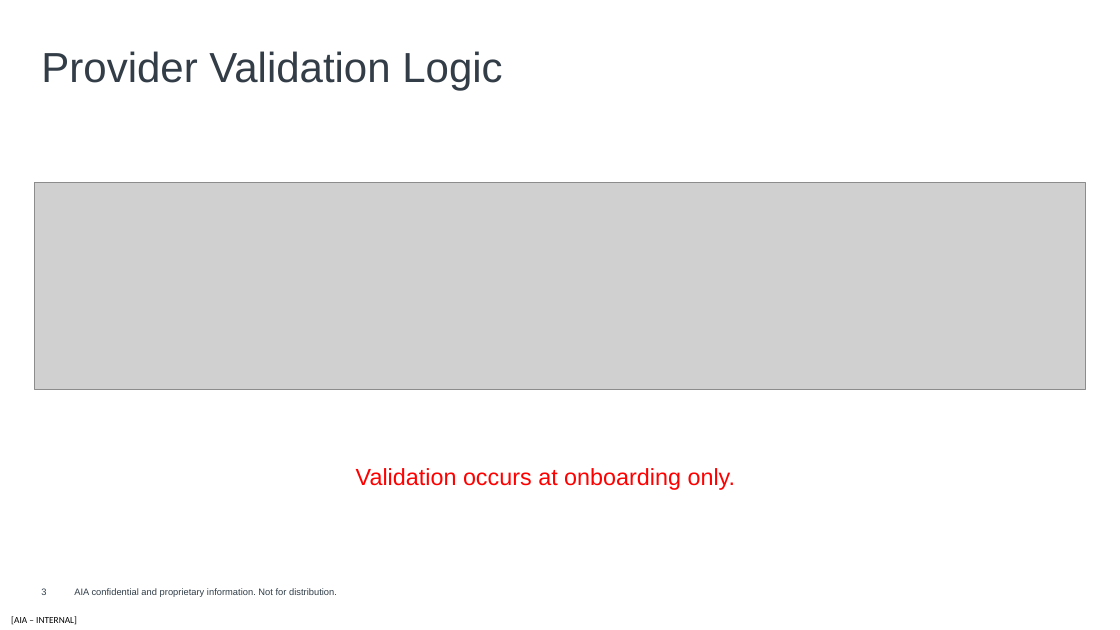
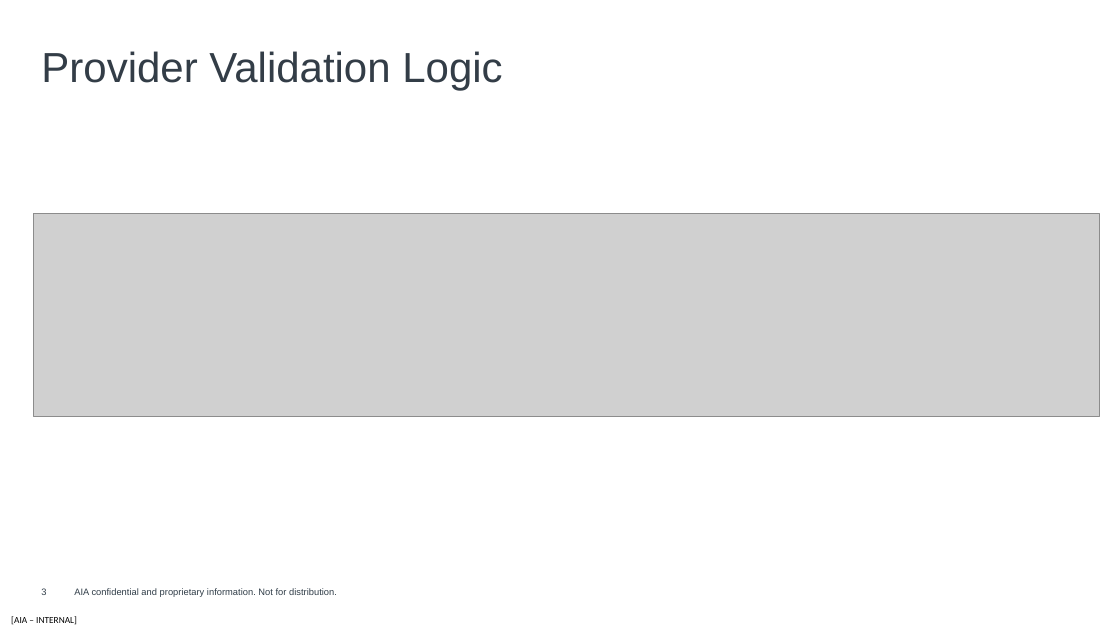
Before and after one commit to harrysokool/AIA-work, a slide deck: slide 3 of powerpoint/doctor_validation_ppt.pptx. Drawn at 1120x630 pixels with LibreOffice and Linux fonts; fonts in the diff are those of the drawing; grey boxes stand for pictures; background and template pictures are left out. Boxes give left, top, right and bottom in pixels: in the first picture for what was removed or moved away, otherwise in the second. Text is boxed around its words. In the diff, an @@ line names an element or a change of style, - is before the commit and + after.

```diff
--- a/powerpoint/doctor_validation_ppt.pptx
+++ b/powerpoint/doctor_validation_ppt.pptx
@@ picture: place and size @@
-picture at bbox=[34, 183, 1086, 390]
+picture at bbox=[33, 213, 1099, 416]
@@ text removed at bbox=[356, 468, 736, 490] @@
-Validation occurs at onboarding only.
```
Also in this commit, not shown: 3 other slides changed, 2 slides added, 2 slides removed, 1 other file.
